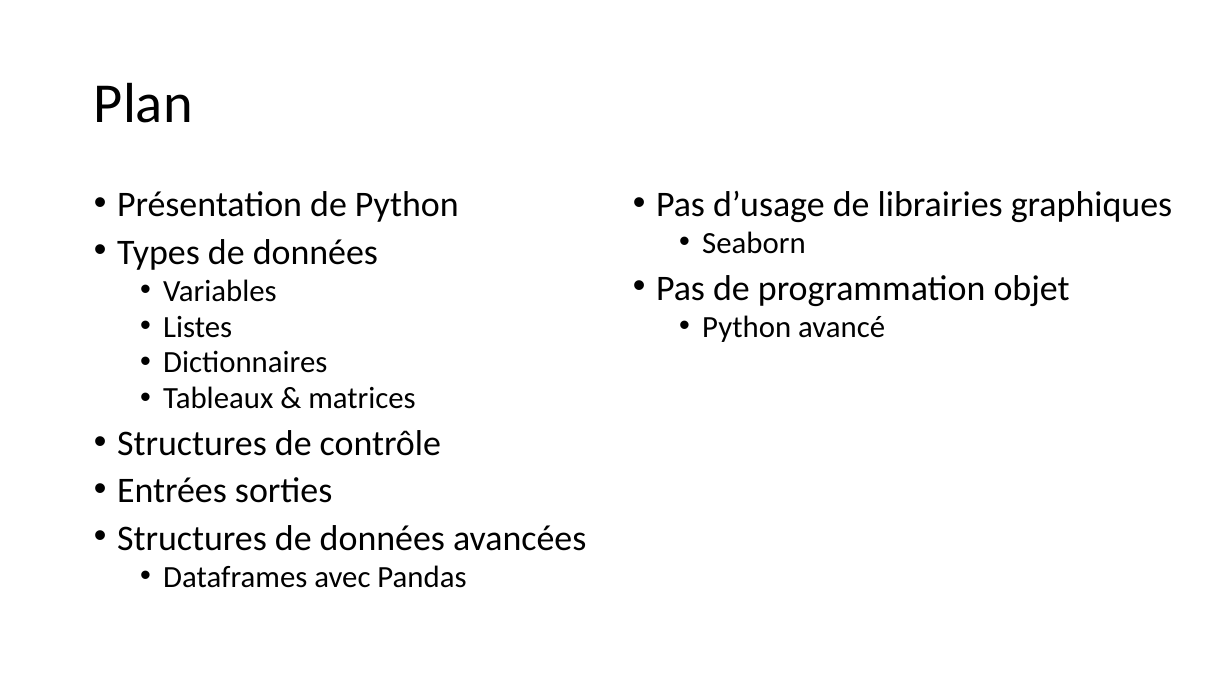
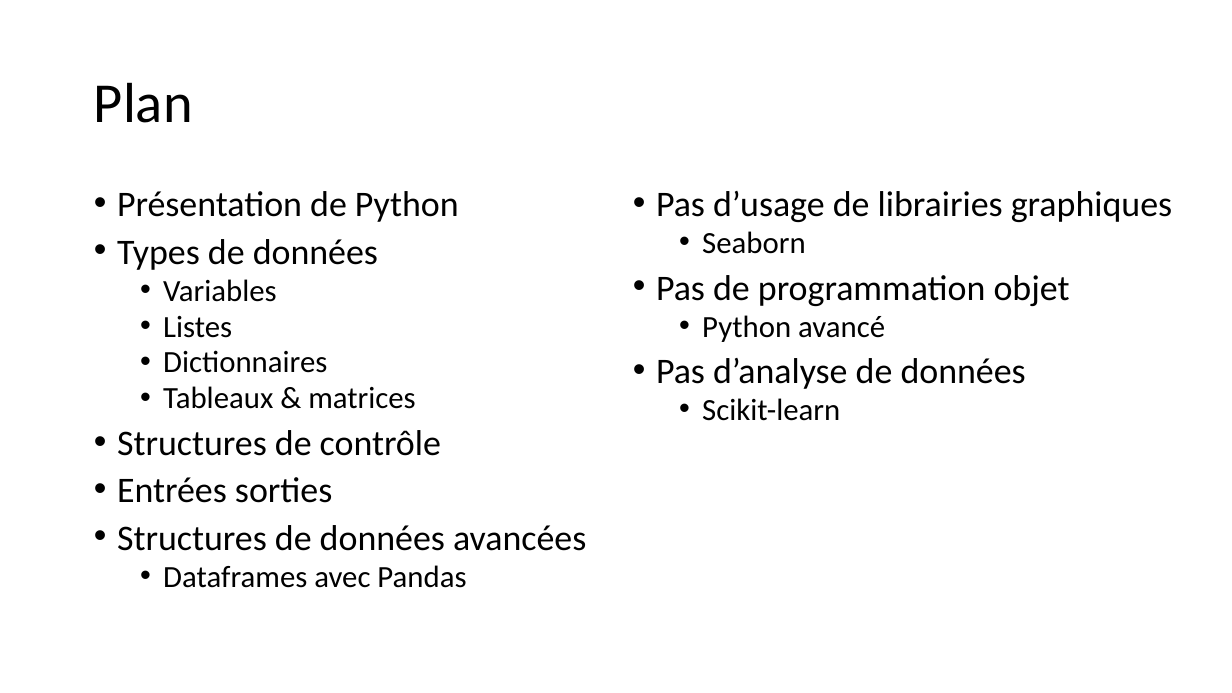
Before and after one commit to aubinthomas/Course, a slide deck: slide 3 of python_debutant/Formation Python débutant.pptx. Drawn at 1232x693 pixels with LibreOffice and Linux fonts; fonts in the diff are those of the drawing. Boxes give left, top, right and bottom in pixels: in the first picture for what was removed or moved away, otherwise in the second. Text is boxed around its words. In the diff, an @@ line names an element or a change of style, - is before the commit and + after.

```diff
--- a/python_debutant/Formation Python débutant.pptx
+++ b/python_debutant/Formation Python débutant.pptx
@@ text at box(656, 358, 1026, 421): paragraphs added @@
+• Pas d’analyse de données
+  • Scikit-learn
```
Also in this commit, not shown: 5 other slides changed, 12 slides added, 4 other files.
